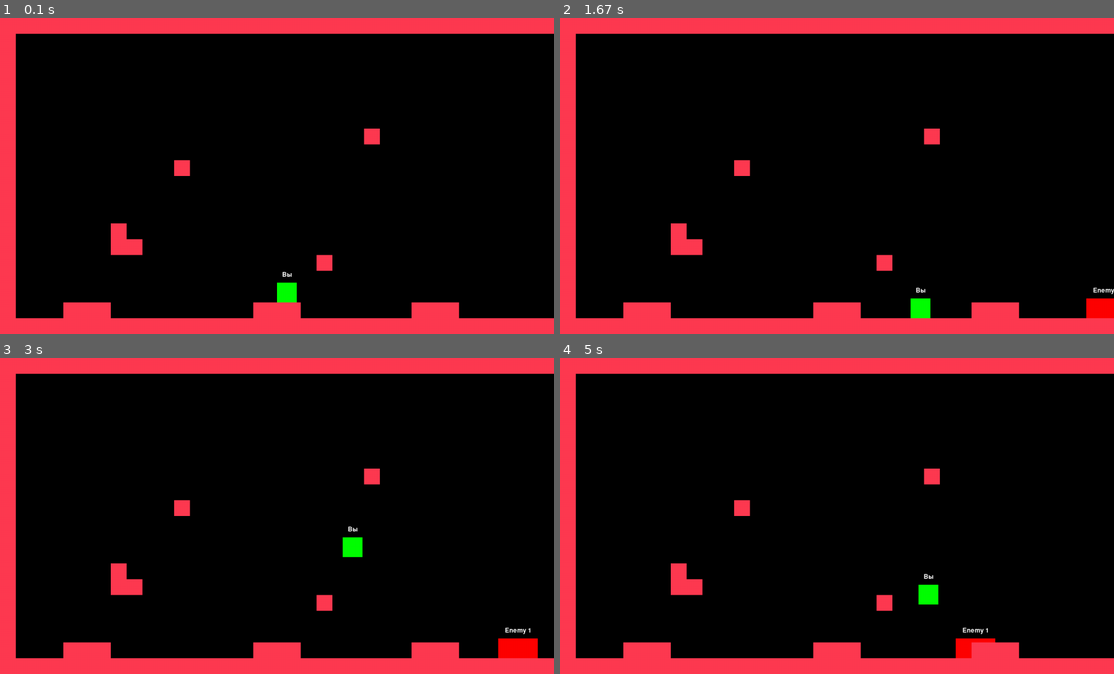
Above: before the commit, frames 1-4 (two rows, left to right).
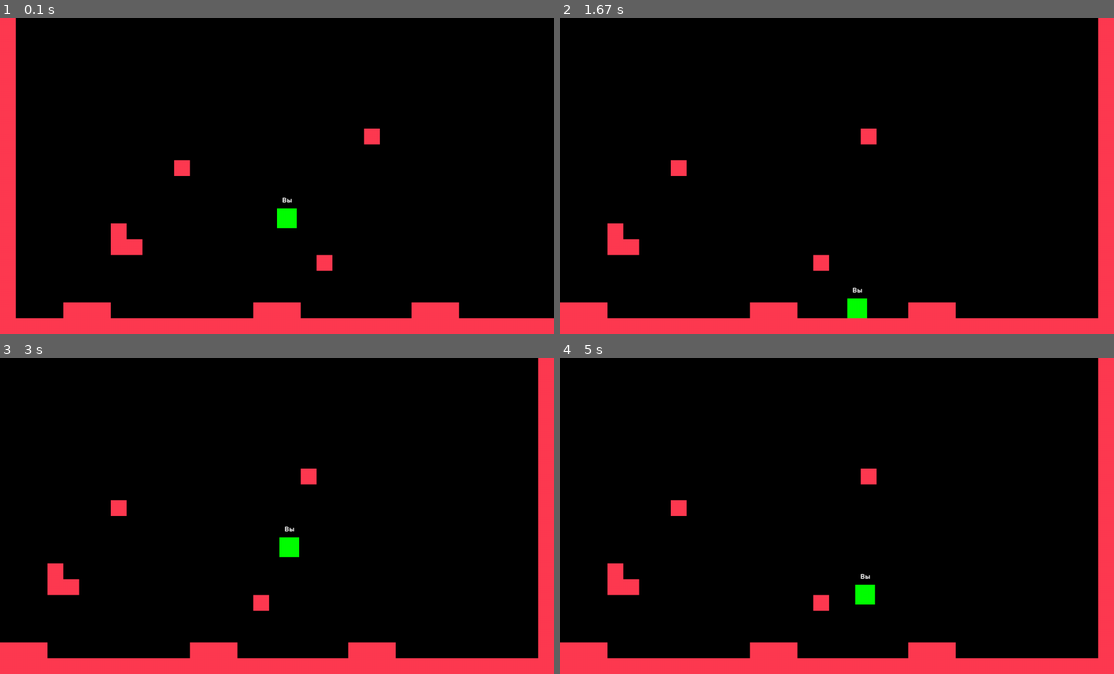
Above: after the commit, the same moments.

Repository: irl-lik/pygame
Game: pygame game, started from main.py
Two runs of this game, one before a commit and one after it. Both use one fixed random seed, a clock stepped at 60 frames per second and the inputs below.
Inputs:
- Up to frame 1 (0.1 s): no input
- Up to frame 2 (1.67 s): hold D 0.33-0.8 s; hold D 0.83-1.3 s; tap Space at 0.9, 1.2, 1.4 s; hold A from 1.33 s (still down)
- Up to frame 3 (3 s): tap Space at 1.7, 1.97, 2.27, 2.4, 2.7 s; release A at 1.87 s; hold A 1.9-2.3 s; hold D 2.33-2.97 s
- Up to frame 4 (5 s): hold A 3-3.47 s; tap Space at 3.07, 3.37, 3.57, 3.87, 4.07, 4.37, 4.57, 4.87 s; hold D 3.5-3.97 s; hold D 4-4.47 s; hold A from 4.5 s (still down)

The runs differ from the first frame. In frame 1, 5.4% of the frame differs, in the area x 2-100%, y 0-91%; in frame 2, 15%; in frame 3, 15%, in the area x 0-100%, y 0-96%; in frame 4, 15%.

Commit message:
full camera commit

Diff:
--- a/main.py
+++ b/main.py
@@ -12,9 +12,9 @@
 
 # Инициализация уровня и камеры
 tiles_list = level_rect_list()
-total_level_width = len(tiles_list[0]) * 40
-total_level_height = len(tiles_list) * 40
-camera = Camera(total_level_width, total_level_height)
+total_level_width = 39 * 40
+total_level_height = 26 * 40
+camera = Camera(total_level_width, total_level_height, WIDTH, HEIGHT)
 
 # Инициализация игрока и противника
 player_x = WIDTH / 2
@@ -35,18 +35,19 @@
     # Обновление и отображение игрока и противника
     player.update()
     player_x, player_y = player.get_pos()
-    enemy1.move_towards_player(player_x, player_y, player_width, player_height, 500)
-    enemy1.draw(screen)
-    player.draw(screen)
-
     # Обновление камеры
     camera.update(player.get_rect(), total_level_width, total_level_height)
     camera_x, camera_y = camera.get_pos()
+    # Обновление врагов
+    enemy1.move_towards_player(player_x - camera_x, player_y - camera_y, player_width, player_height, 500)
+    enemy1.draw(screen)
+    # Отрисовка игрока с учётом камеры
+    player.draw(screen, camera_x, camera_y)
+
+    print(camera.get_pos())
     # Применение сдвига камеры к всем объектам на уровне
     for tile in tiles_list:
-        tile.x -= camera_x
-        tile.y -= camera_y
-        pygame.draw.rect(screen, (255, 58, 81), tile)
+        pygame.draw.rect(screen, (255, 58, 81), (tile.x - camera_x, tile.y - camera_y, tile.width, tile.height))
 
     # Обновление экрана
     pygame.display.update()
--- a/pycache/camera.py
+++ b/pycache/camera.py
@@ -1,24 +1,27 @@
 import pygame
 
 class Camera():
-    def __init__(self, width, height):
-        self.state = pygame.Rect(0, 0, width, height)
+    def __init__(self, total_width, total_height, win_width, win_height):
+        self.state = pygame.Rect(0, 0, total_width, total_height)
+        self.win_width = win_width
+        self.win_height = win_height
 
 
     def get_pos(self):
         return self.state.x, self.state.y
 
     def camera_func(self, target_rect, FACT_WIDTH, FACT_HEIGHT):
-        l, t, _, _ = target_rect
-        _, _, w, h = self.state
-        l, t = -l + FACT_WIDTH / 2, -t + FACT_HEIGHT / 2
+        target_x = target_rect.x
+        target_y = target_rect.y
+        camera_x = target_x - self.win_width // 2
+        camera_y = target_y - self.win_height // 2
 
-        l = min(0, l)                           # Не движемся дальше левой границы
-        l = max(-(self.state.width - FACT_WIDTH), l)   # Не движемся дальше правой границы
-        t = max(-(self.state.height - FACT_HEIGHT), t) # Не движемся дальше нижней границы
-        t = min(0, t)                           # Не движемся дальше верхней границы
+        camera_x = max(camera_x, 0)
+        camera_x = min(camera_x, FACT_WIDTH - self.win_width)
+        camera_y = max(camera_y, 0)
+        camera_y = min(camera_y, FACT_HEIGHT - self.win_height)
 
-        return pygame.Rect(l, t, w, h)
+        return pygame.Rect(camera_x, camera_y, FACT_WIDTH, FACT_HEIGHT)
 
-    def update(self, target, FACT_WIDTH, FACT_HEIGHT):
-        self.state = self.camera_func(target, FACT_WIDTH, FACT_HEIGHT)
+    def update(self, target_rect, FACT_WIDTH, FACT_HEIGHT):
+        self.state = self.camera_func(target_rect, FACT_WIDTH, FACT_HEIGHT)
--- a/pycache/levels/level1.py
+++ b/pycache/levels/level1.py
@@ -1,6 +1,12 @@
 import pygame
 
 level =  '''---------------------------------------
+-                                     -
+-                                     -
+-                                     -
+-                                     -
+-                                     -
+-                                     -
 -                                     -
 -                                     -
 -                                     -
--- a/pycache/player.py
+++ b/pycache/player.py
@@ -20,12 +20,16 @@
     def set_name(self, name):
             self.name = name
 
-    def draw(self, screen):
-        super().draw(screen)
+    def draw(self, screen, camera_x, camera_y):
+        if self.image:
+            screen.blit(self.image, (self.x - camera_x, self.y - camera_y))
+        elif self.color:
+            pygame.draw.rect(screen, self.color, (self.x - camera_x, self.y - camera_y, self.width, self.height))
+
         if not self.name:
             return
 
-        text_rect = self.text_surface.get_rect(center=(self.x + self.width // 2, self.y - 20))  # Получаем прямоугольник для позиционирования текста точно сверху Entrity
+        text_rect = self.text_surface.get_rect(center=(self.x - camera_x + self.width // 2, self.y - camera_y - 20))  # Получаем прямоугольник для позиционирования текста точно сверху Entrity
         screen.blit(self.text_surface, text_rect)
 
     def update(self):
